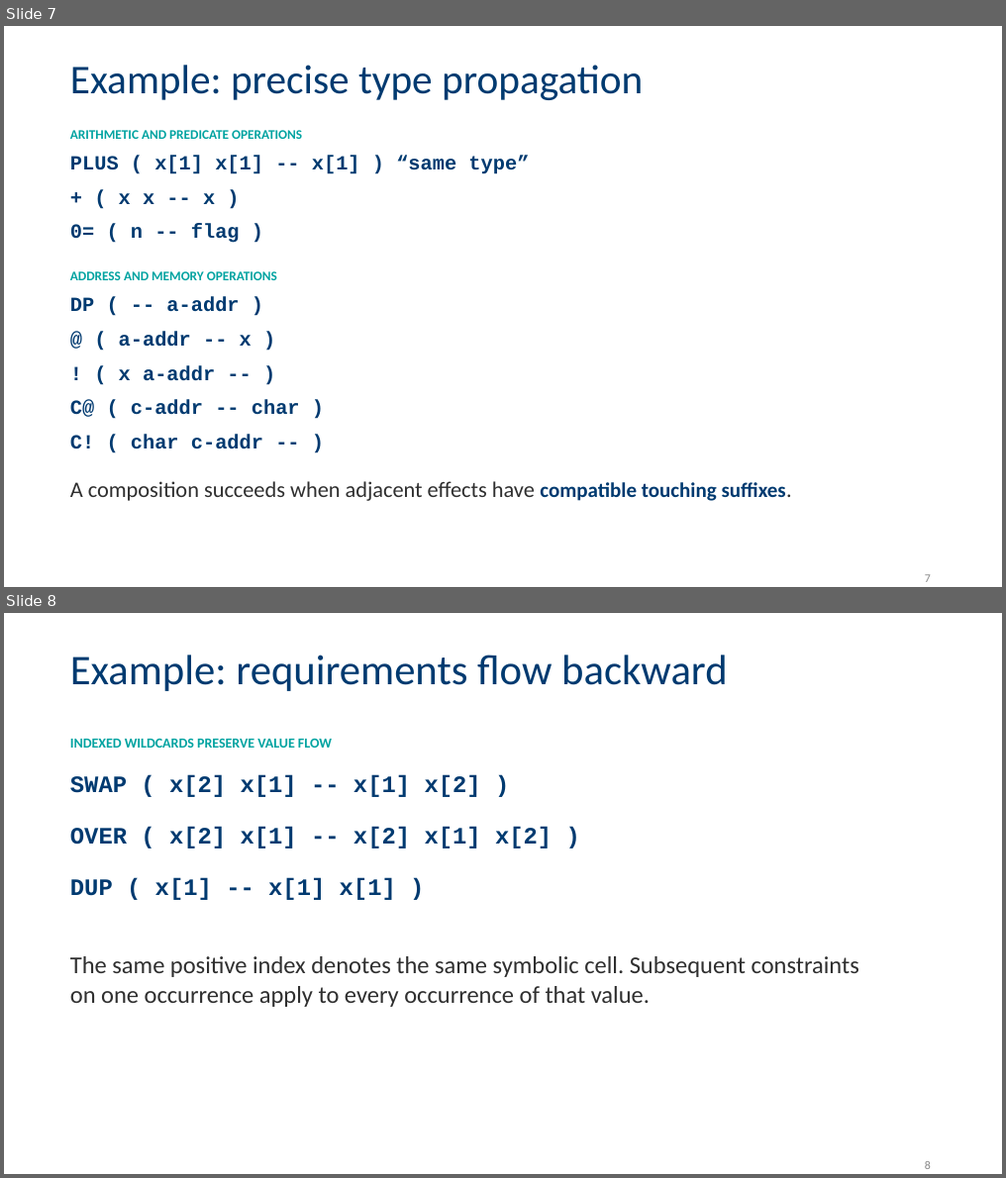
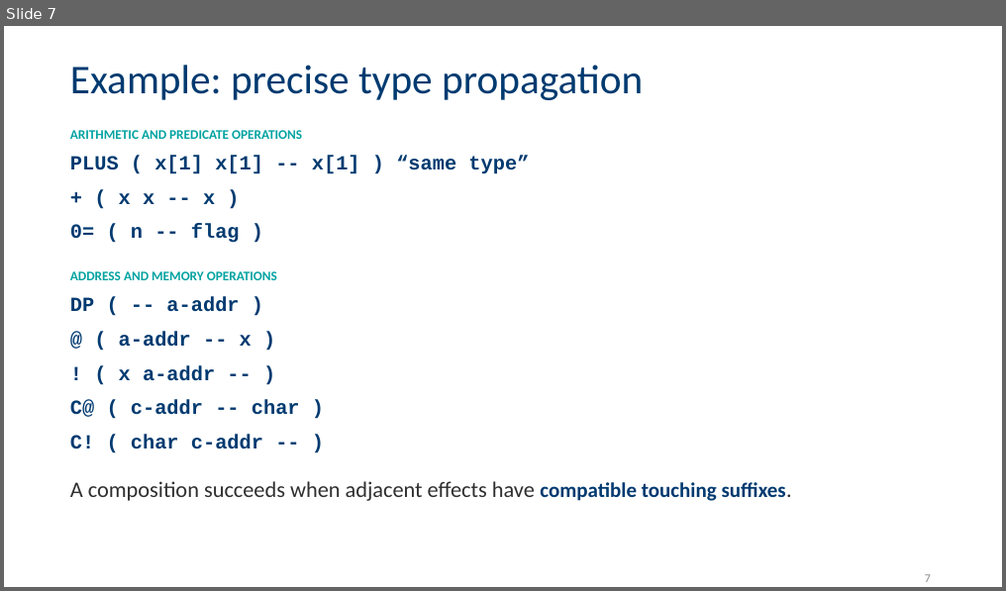
Before and after one commit to jpoial/evaluator, a slide deck: Configurable_Static_Type_Checking_for_Forth.pptx. Shown one above the other, each under a label of ours: slides 7 and 8 before the commit, slide 7 after it. The pictures are 1006x1178 and 1006x591 pixels, drawn with LibreOffice and Linux fonts; fonts in the diff are those of the drawing; background and template pictures are left out. Boxes give left, top, right and bottom in pixels: in the first picture for what was removed or moved away, otherwise in the second. Text is boxed around its words. In the diff, an @@ line names an element or a change of style, - is before the commit and + after.

```diff
--- a/Configurable_Static_Type_Checking_for_Forth.pptx
+++ b/Configurable_Static_Type_Checking_for_Forth.pptx
@@ slide 8 removed at [4,613,1002,1174], background picture (left out) @@
@@ text removed at [70,655,728,691] @@
-Example: requirements flow backward
@@ text removed at [70,739,332,748] @@
-INDEXED WILDCARDS PRESERVE VALUE FLOW
@@ text removed at [70,775,481,797] @@
-SWAP ( x[2] x[1] -- x[1] x[2] )
@@ text removed at [70,827,551,849] @@
-OVER ( x[2] x[1] -- x[2] x[1] x[2] )
@@ text removed at [70,877,396,900] @@
-DUP ( x[1] -- x[1] x[1] )
@@ text removed at [70,957,859,1007] @@
-The same positive index denotes the same symbolic cell. Subsequent constraints on one occurrence apply to every occurrence of that value.
@@ text removed at [925,1161,931,1169] @@
-8
```
Also in this commit, not shown: 3 slides changed.
